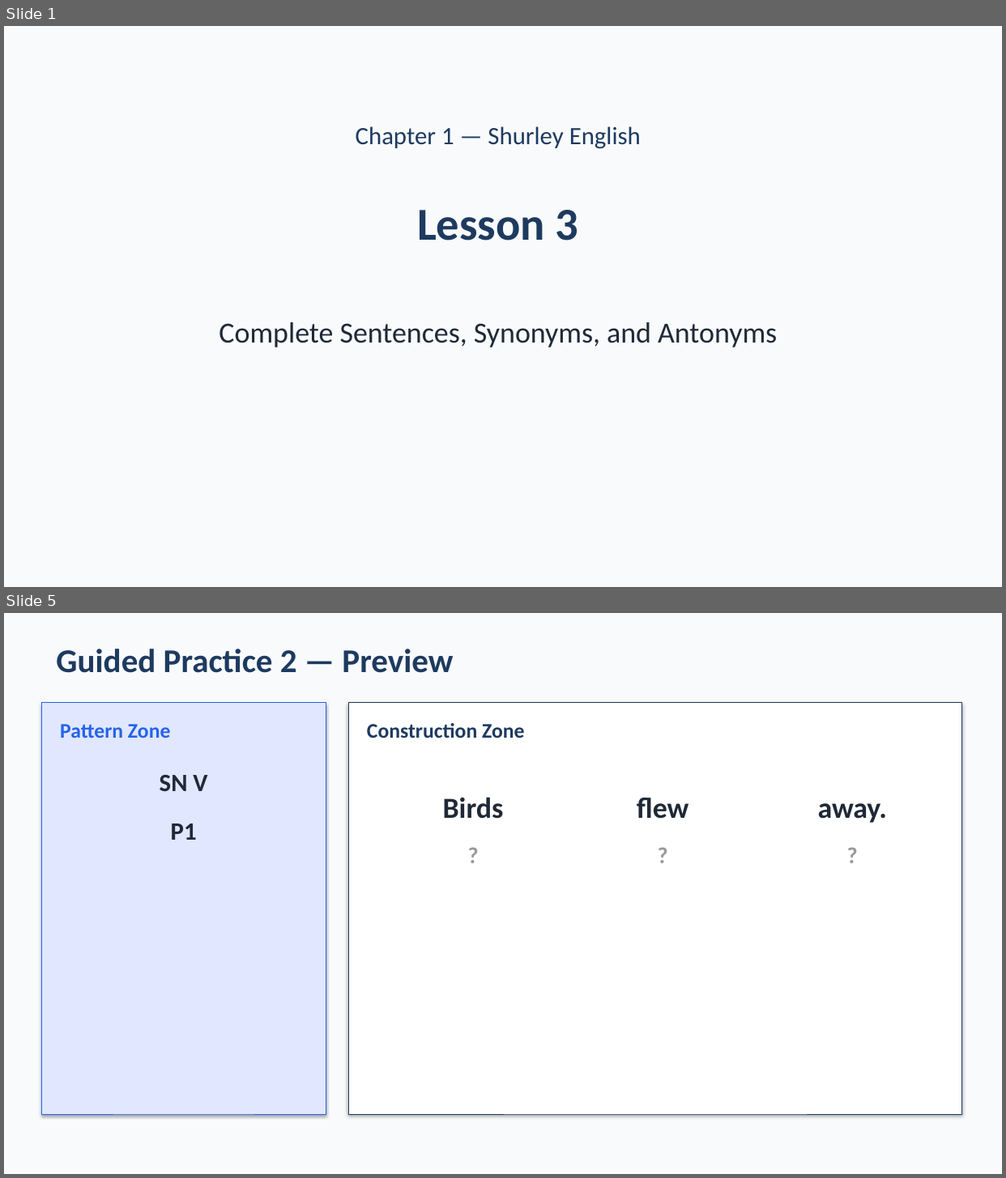
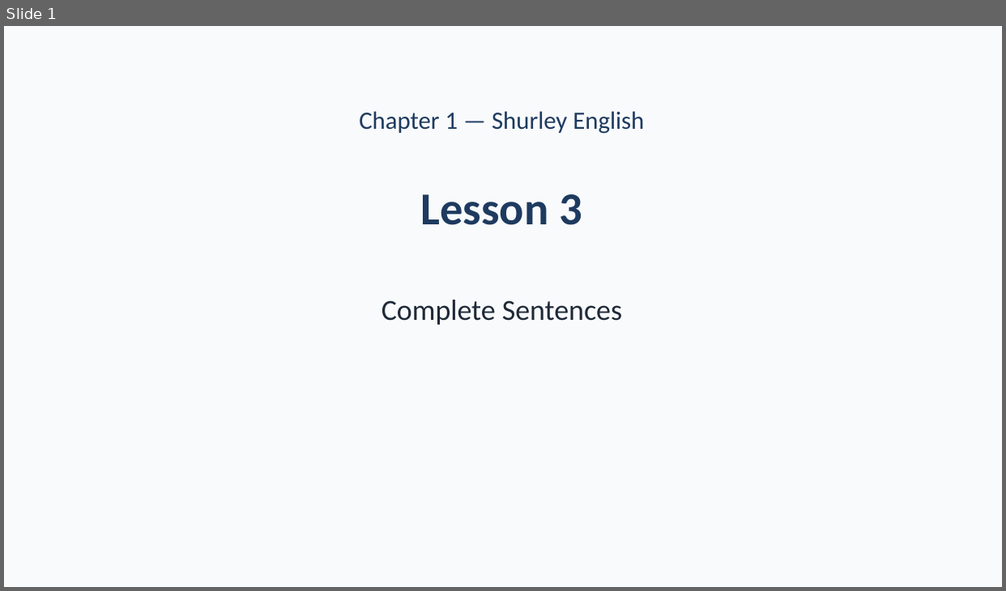
Before and after one commit to owenreagan-cyber/shurley-packet-system, a slide deck: exports/teacher-resource-packs/Shurley_Chapter_1_Teacher_Resource_Pack/05_Presentations/Ch.1_Lesson_3_Complete_Sentences.pptx. Shown one above the other, each under a label of ours: slides 1 and 5 before the commit, slide 1 after it; the slides between them are not shown. The pictures are 1006x1178 and 1006x591 pixels, drawn with LibreOffice and Linux fonts; fonts in the diff are those of the drawing. Boxes give left, top, right and bottom in pixels: in the first picture for what was removed or moved away, otherwise in the second. Text is boxed around its words. In the diff, an @@ line names an element or a change of style, - is before the commit and + after.

```diff
--- a/exports/teacher-resource-packs/Shurley_Chapter_1_Teacher_Resource_Pack/05_Presentations/Ch.1_Lesson_3_Complete_Sentences.pptx
+++ b/exports/teacher-resource-packs/Shurley_Chapter_1_Teacher_Resource_Pack/05_Presentations/Ch.1_Lesson_3_Complete_Sentences.pptx
@@ slide 5 removed at (4,613,1002,1174), background #F8FAFC @@
@@ text removed at (56,649,453,673) @@
-Guided Practice 2 — Preview
@@ rectangle removed at (41,703,326,1114) @@
@@ rectangle removed at (348,703,962,1114) @@
@@ text removed at (60,724,171,738) @@
-Pattern Zone
@@ text removed at (367,723,524,738) @@
-Construction Zone
@@ text removed at (160,775,207,791) @@
-SN V
@@ text removed at (443,797,504,819) @@
-Birds
@@ text removed at (637,798,689,819) @@
-flew
@@ text removed at (818,803,887,823) @@
-away.
@@ text removed at (171,824,197,840) @@
-P1
@@ text removed at (378,837,568,867) @@
-?
@@ text removed at (568,837,757,867) @@
-?
@@ text removed at (758,837,948,867) @@
-?
@@ slide 1 changed as well @@
@@ text "Chapter 1 — Shurley English": place and size @@
-text "Chapter 1 — Shurley English" at (356,126,641,149)
+text "Chapter 1 — Shurley English" at (359,111,644,134)
@@ text "Lesson 3": place and size @@
-text "Lesson 3" at (417,210,579,241)
+text "Lesson 3" at (421,194,582,225)
@@ text at (381,300,622,325): text changed @@
-Complete Sentences, Synonyms, and Antonyms
+Complete Sentences
```
Also in this commit, not shown: 3 other slides changed, 7 slides added, 5 other slides removed, 35 other files.
